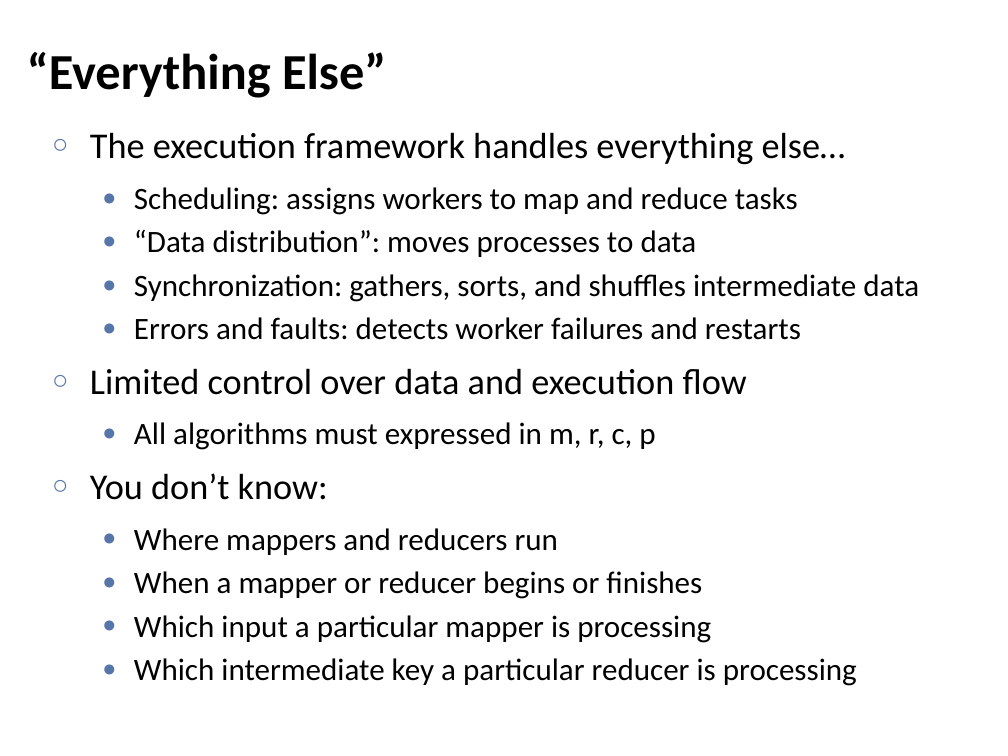
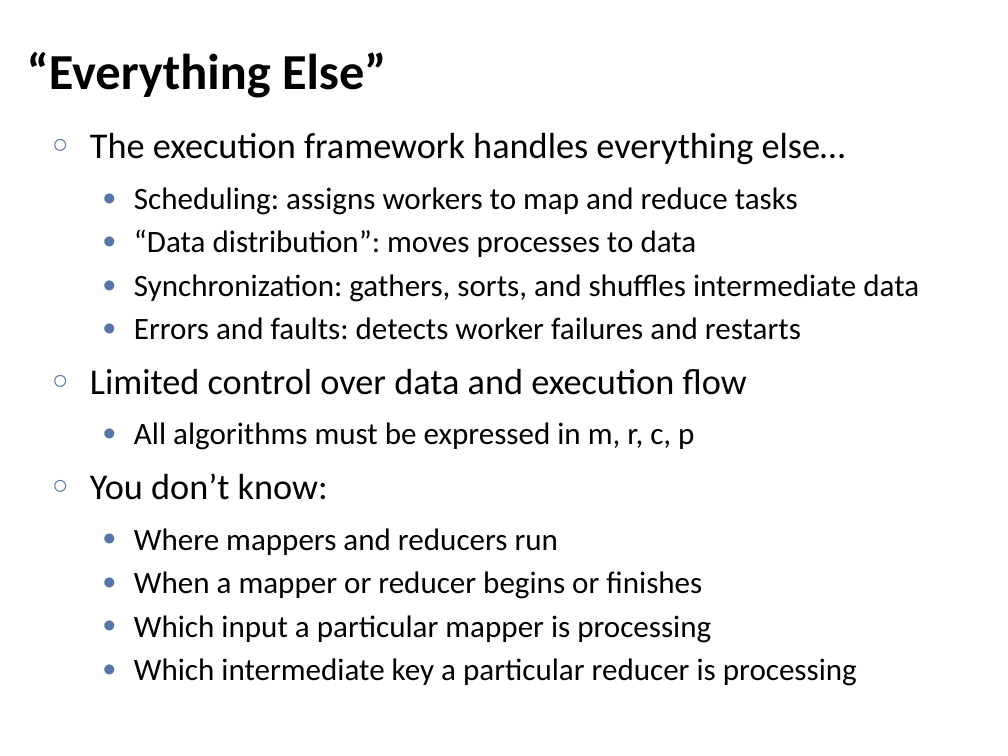
Before and after one commit to chriswjh/chriswjh.github.io, a slide deck: slide 5 of BDM/MapReduce_Algorithm.pptx. Drawn at 1008x756 pixels with LibreOffice and Linux fonts; fonts in the diff are those of the drawing. Boxes give left, top, right and bottom in pixels: in the first picture for what was removed or moved away, otherwise in the second. Text is boxed around its words. In the diff, an @@ line names an element or a change of style, - is before the commit and + after.

```diff
--- a/BDM/MapReduce_Algorithm.pptx
+++ b/BDM/MapReduce_Algorithm.pptx
@@ text at (134, 422, 694, 450): text changed @@
-  ● All algorithms must expressed in m, r, c, p
+  ● All algorithms must be expressed in m, r, c, p
```
Also in this commit, not shown: 3 other slides changed.
